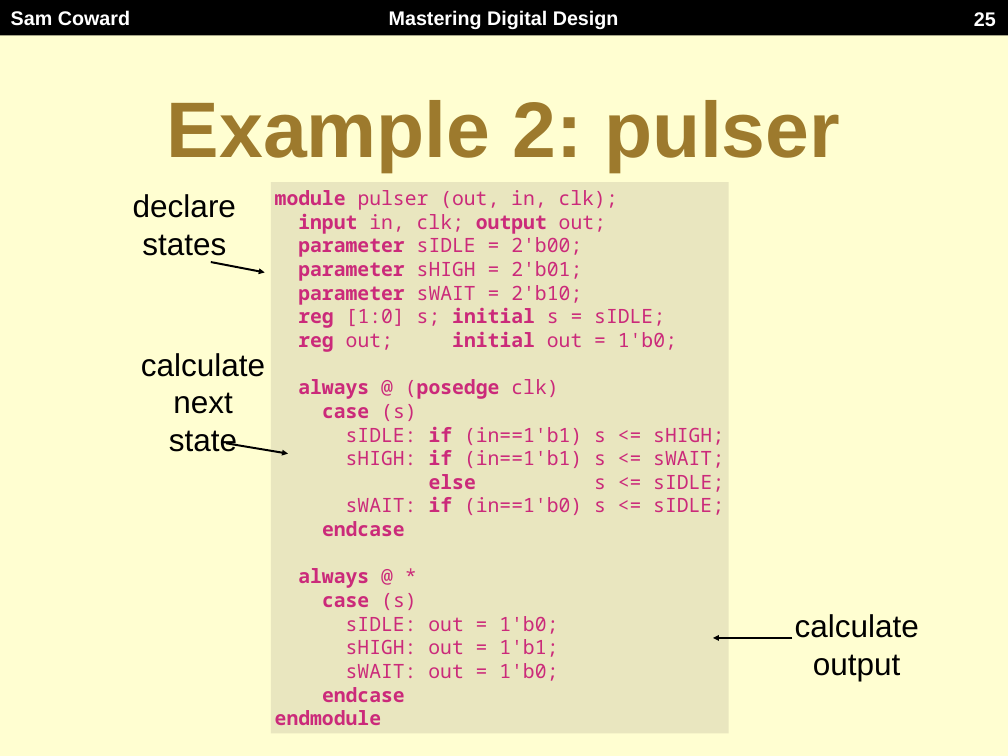
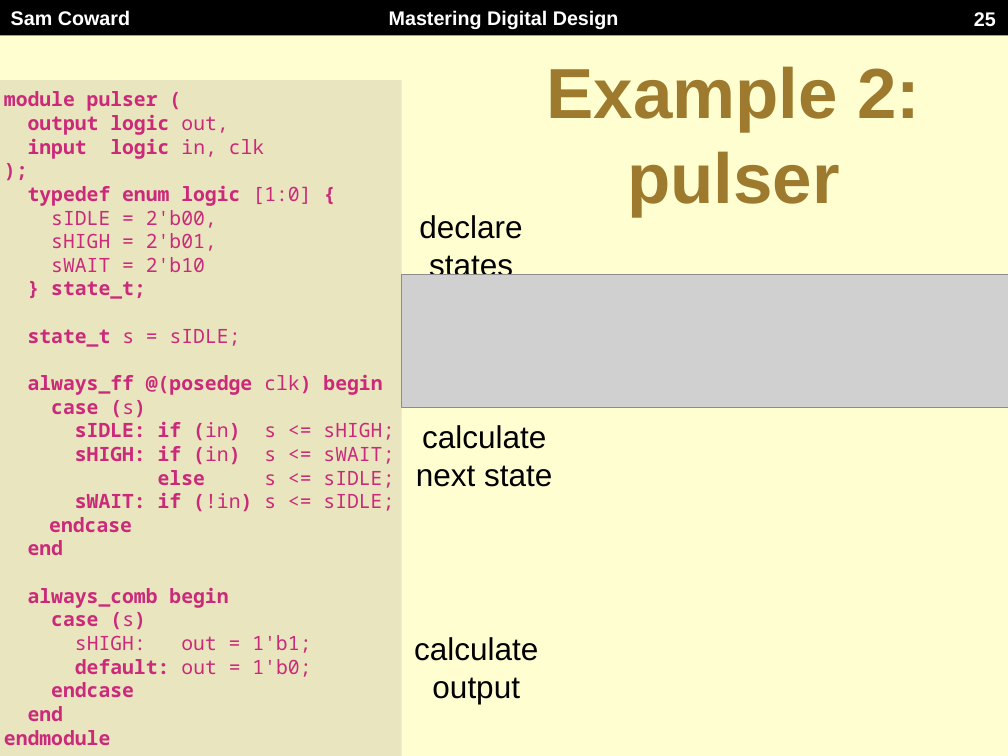
Before and after one commit to Mastering-Digital-Design/Lab-Module, a slide deck: slide 25 of lectures/lecture3.pptx. Drawn at 1008x756 pixels with LibreOffice and Linux fonts; fonts in the diff are those of the drawing; grey boxes stand for pictures. Boxes give left, top, right and bottom in pixels: in the first picture for what was removed or moved away, otherwise in the second. Text is boxed around its words. In the diff, an @@ line names an element or a change of style, - is before the commit and + after.

```diff
--- a/lectures/lecture3.pptx
+++ b/lectures/lecture3.pptx
@@ title "Example 2: pulser": place and size @@
-title "Example 2: pulser" at [167,100,840,172]
+title "Example 2: pulser" at [546,66,920,216]
@@ title "Example 2: pulser" at [546,66,920,216]: size 80 to 72 pt @@
@@ rectangle "module pulser (": place and size @@
-rectangle "module pulser (" at [271,182,729,734]
+rectangle "module pulser (" at [0,80,402,756]
@@ text in rectangle at [4,91,382,395]: text changed; bold on @@
-module pulser (out, in, clk);
-input in, clk; output out;
-parameter sIDLE = 2'b00;
-parameter sHIGH = 2'b01;
-parameter sWAIT = 2'b10;
-reg [1:0] s; initial s = sIDLE;
-reg out; initial out = 1'b0;
-always @ (posedge clk)
+module pulser (
+output logic out,
+input logic in, clk
+);
+typedef enum logic [1:0] {
+sIDLE = 2'b00,
+sHIGH = 2'b01,
+sWAIT = 2'b10
+} state_t;
+state_t s = sIDLE;
+always_ff @(posedge clk) begin
@@ free "declare": place and size @@
-free "declare" at [123,224,245,224]
+free "declare" at [410,245,532,245]
@@ arrow removed from (211, 262) to (264, 272) @@
@@ picture added at [402,274,1008,407] @@
@@ text "calculate" rewrapped from [141,353,265,452] to [416,425,552,487] @@
@@ text in rectangle at [51,400,146,630]: bold on in "(s)", "(s)" @@
@@ text in rectangle at [75,421,394,465]: text changed @@
-sIDLE: if (in==1'b1) s <= sHIGH;
-sHIGH: if (in==1'b1) s <= sWAIT;
+sIDLE: if (in) s <= sHIGH;
+sHIGH: if (in) s <= sWAIT;
@@ arrow removed from (226, 443) to (288, 454) @@
@@ text in rectangle at [75,492,394,512]: text changed @@
-sWAIT: if (in==1'b0) s <= sIDLE;
+sWAIT: if (!in) s <= sIDLE;
@@ text in rectangle at [28,540,228,608]: text changed @@
-always @ *
+end
+always_comb begin
@@ text in rectangle at [346,616,558,634]: paragraph removed @@
-sIDLE: out = 1'b0;
@@ text "calculate output": place and size @@
-text "calculate output" at [795,614,919,681]
+text "calculate output" at [414,637,538,704]
@@ text in rectangle at [75,659,311,677]: text changed @@
-sWAIT: out = 1'b0;
+default: out = 1'b0;
@@ arrow removed from (793, 638) to (713, 638) @@
@@ text in rectangle at [28,706,63,721]: paragraph added @@
+end
```
Also in this commit, not shown: 21 other slides changed, 2 other files.
